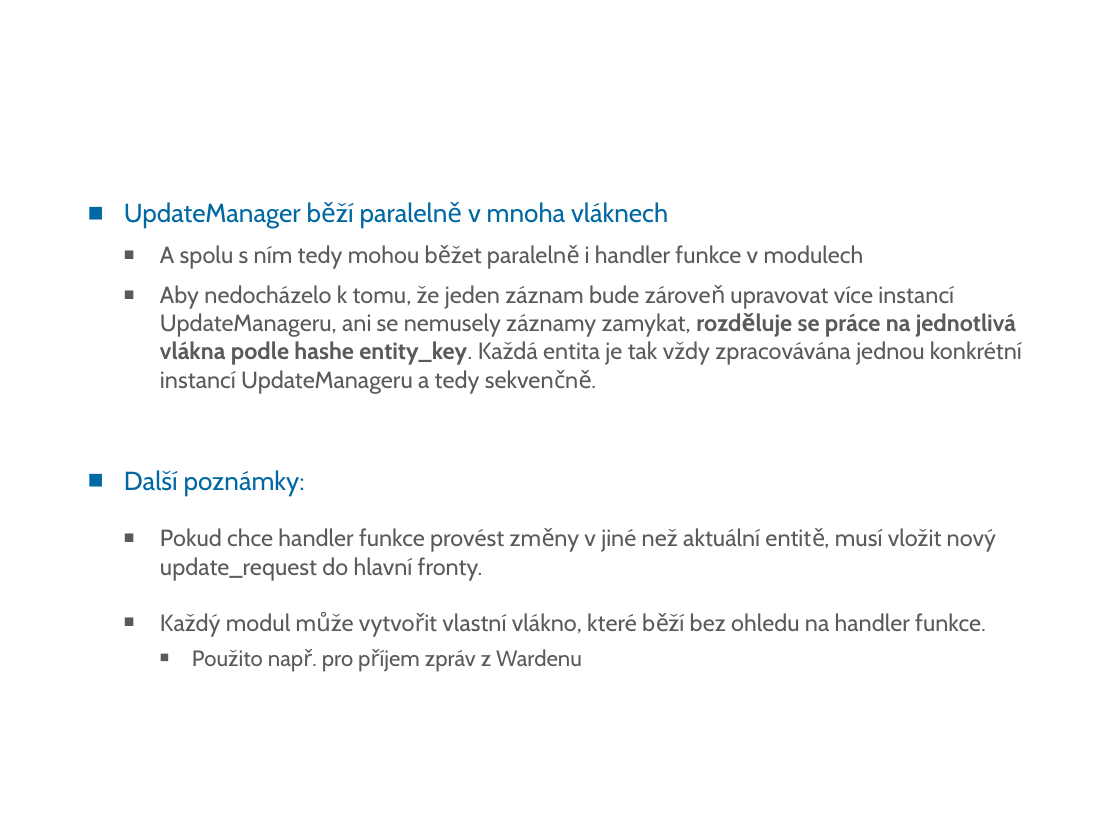
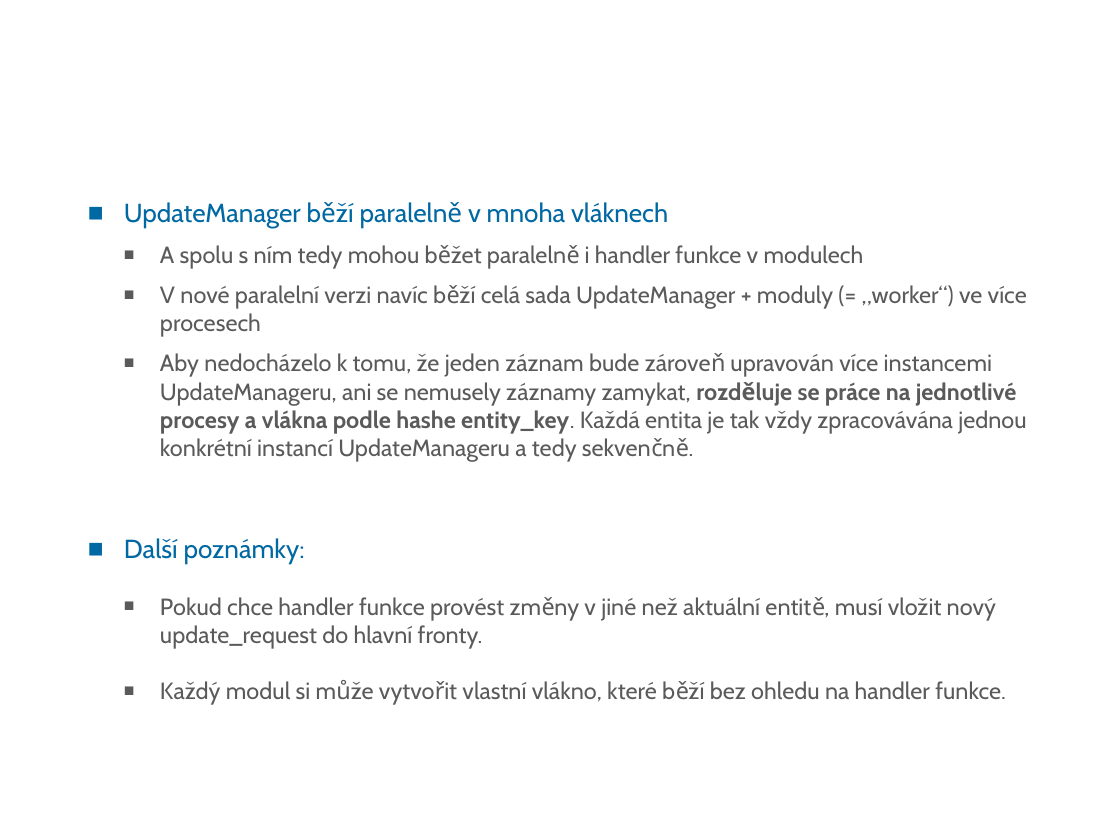
Before and after one commit to CESNET/NERD, a slide deck: slide 25 of doc/NERD_intro_for_developers_(CZ).odp (slide 19 before the commit). Drawn at 1120x840 pixels with LibreOffice and Linux fonts; fonts in the diff are those of the drawing; background and template pictures are left out. Boxes give left, top, right and bottom in pixels: in the first picture for what was removed or moved away, otherwise in the second. Text is boxed around its words. In the diff, an @@ line names an element or a change of style, - is before the commit and + after.

```diff
--- a/doc/NERD_intro_for_developers_(CZ).odp
+++ b/doc/NERD_intro_for_developers_(CZ).odp
@@ text at <box>160,285,1027,462</box>: text changed @@
-  ■ Aby nedocházelo k tomu, že jeden záznam bude zároveň upravovat více instancí UpdateManageru, ani se nemusely záznamy zamykat, rozděluje se práce na jednotlivá vlákna podle hashe entity_key. Každá entita je tak vždy zpracovávána jednou konkrétní instancí UpdateManageru a tedy sekvenčně.
+  ■ V nové paralelní verzi navíc běží celá sada UpdateManager + moduly (= „worker“) ve více procesech
+  ■ Aby nedocházelo k tomu, že jeden záznam bude zároveň upravován více instancemi UpdateManageru, ani se nemusely záznamy zamykat, rozděluje se práce na jednotlivé procesy a vlákna podle hashe entity_key. Každá entita je tak vždy zpracovávána jednou konkrétní instancí UpdateManageru a tedy sekvenčně.
@@ text at <box>160,681,1006,705</box>: text changed @@
-  ■ Každý modul může vytvořit vlastní vlákno, které běží bez ohledu na handler funkce.
-    ■ Použito např. pro příjem zpráv z Wardenu
+  ■ Každý modul si může vytvořit vlastní vlákno, které běží bez ohledu na handler funkce.
```
Also in this commit, not shown: 11 other slides changed, 11 slides added, 10 slides removed, 1 other file.
